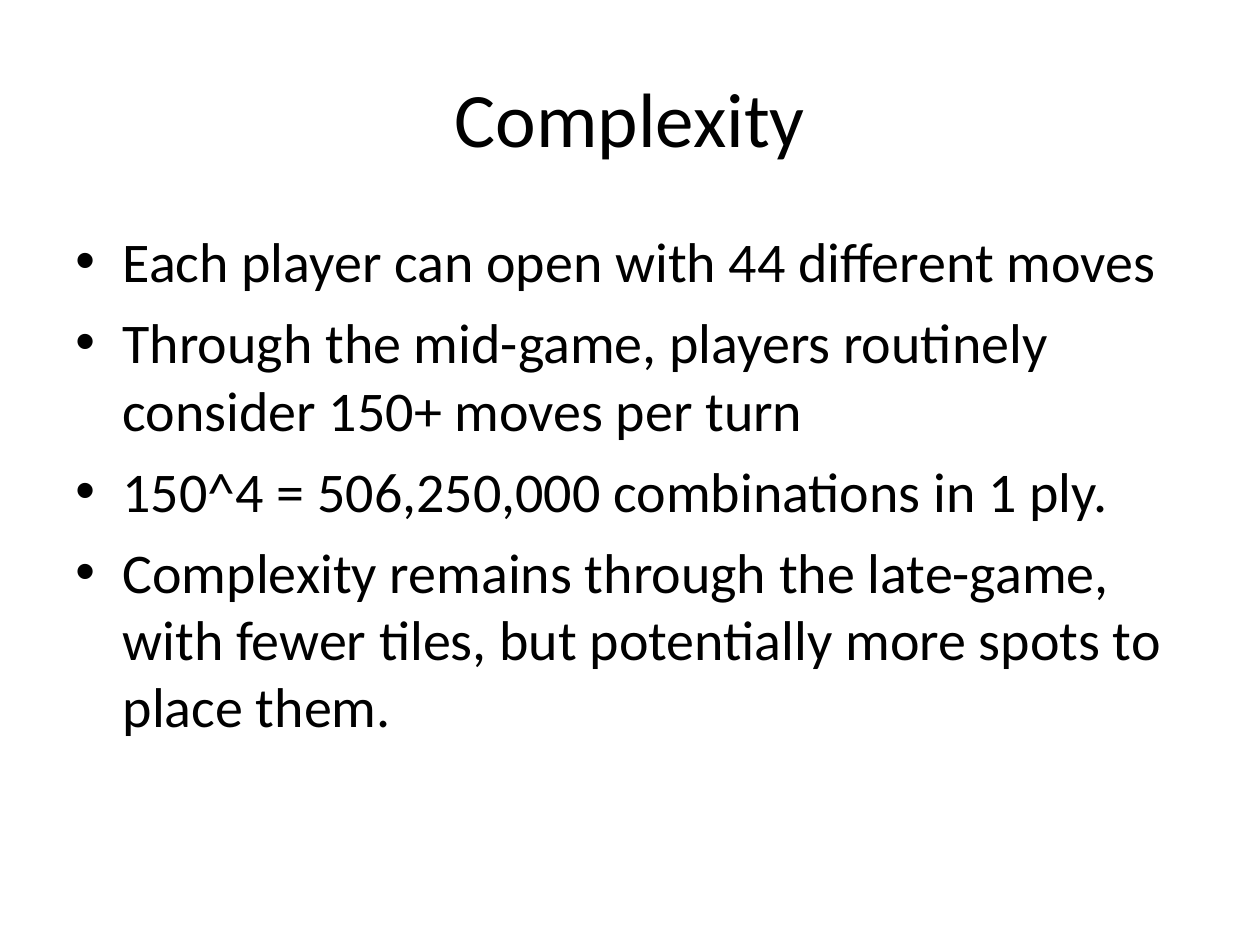
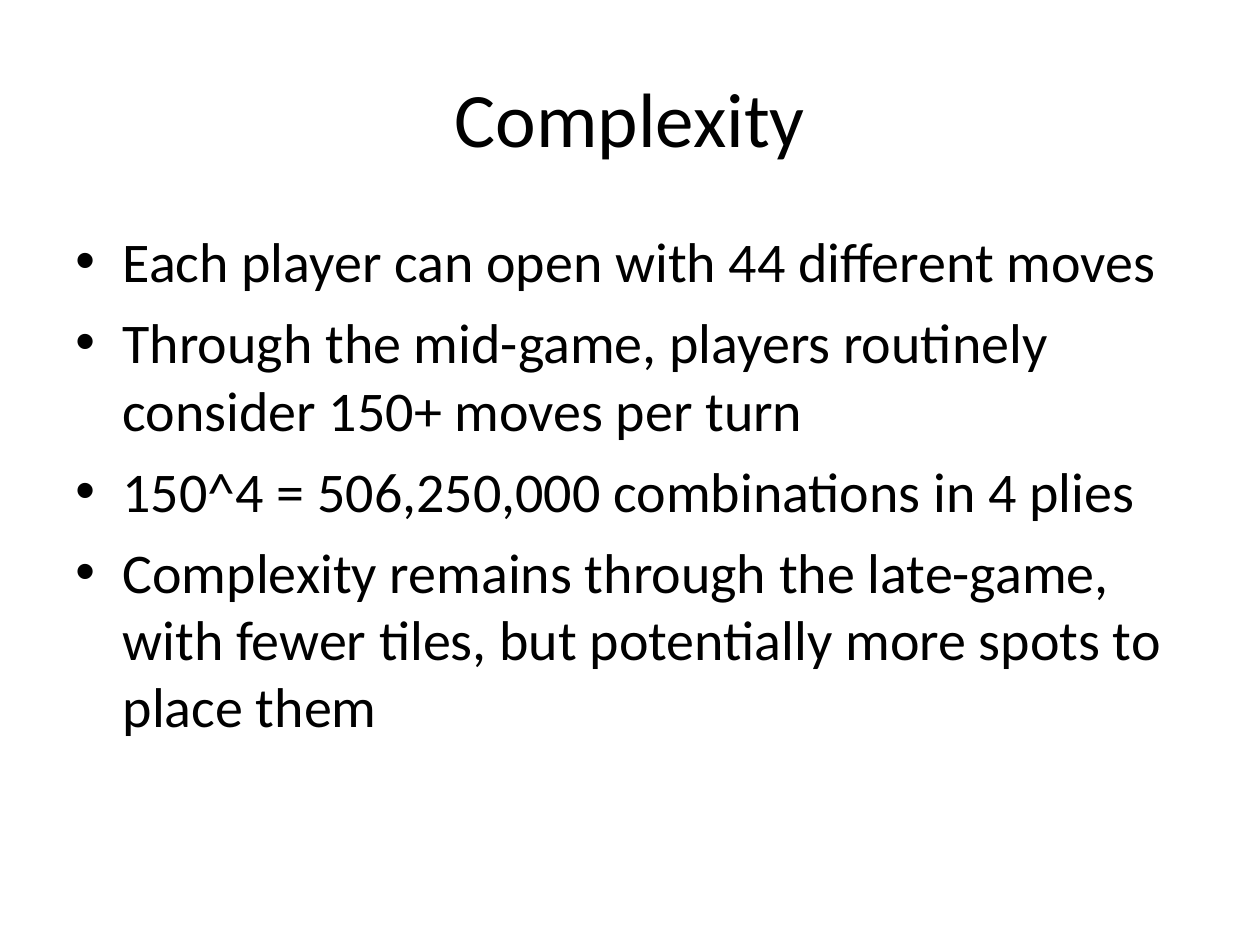
Before and after one commit to supastan/blokus, a slide deck: slide 6 of Blokus presentation.ppt (slide 5 before the commit). Drawn at 1260x945 pixels with LibreOffice and Linux fonts; fonts in the diff are those of the drawing. Boxes give left, top, right and bottom in pixels: in the first picture for what was removed or moved away, otherwise in the second. Text is boxed around its words. In the diff, an @@ line names an element or a change of style, - is before the commit and + after.

```diff
--- a/Blokus presentation.ppt
+++ b/Blokus presentation.ppt
@@ text at box(123, 473, 1161, 736): text changed @@
-• 150^4 = 506,250,000 combinations in 1 ply.
-• Complexity remains through the late-game, with fewer tiles, but potentially more spots to place them.
+• 150^4 = 506,250,000 combinations in 4 plies
+• Complexity remains through the late-game, with fewer tiles, but potentially more spots to place them
```
Also in this commit, not shown: 1 other slide changed, 1 slide added, 1 other file.
